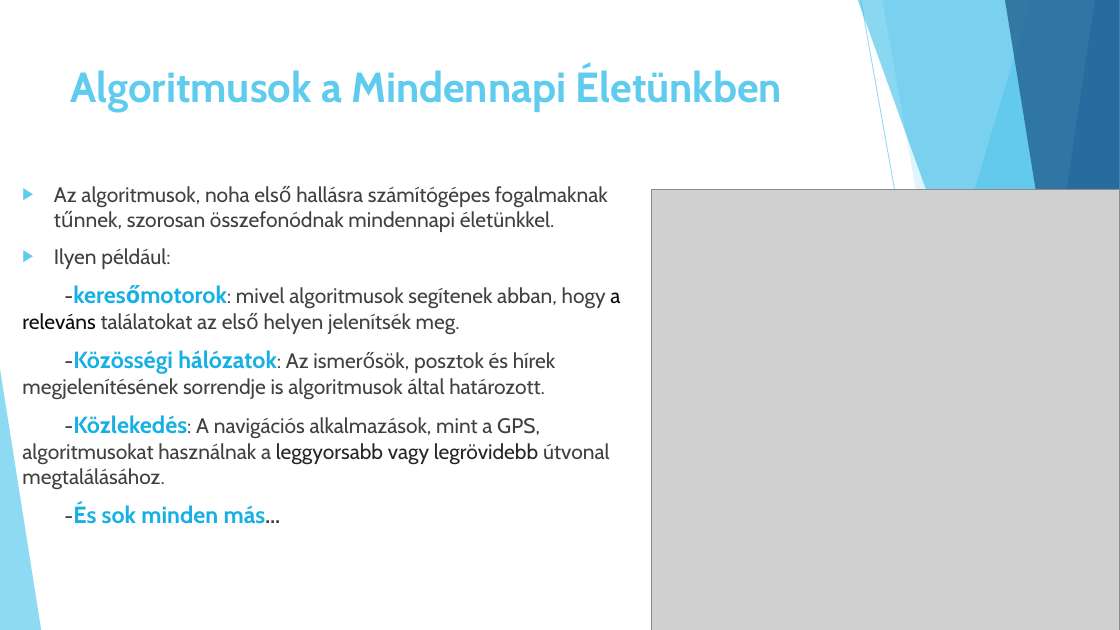
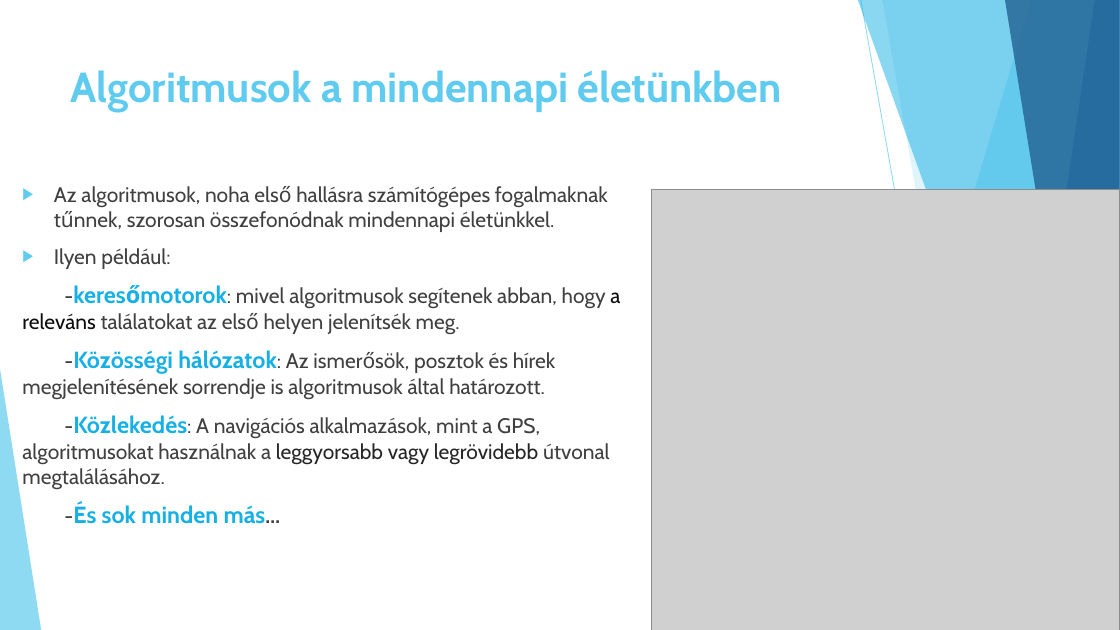
Before and after one commit to kizsi2019/KA_12D, a slide deck: slide 3 of Hajdu Bálint János/Algoritmus.pptx. Drawn at 1120x630 pixels with LibreOffice and Linux fonts; fonts in the diff are those of the drawing; grey boxes stand for pictures. Boxes give left, top, right and bottom in pixels: in the first picture for what was removed or moved away, otherwise in the second. Text is boxed around its words. In the diff, an @@ line names an element or a change of style, - is before the commit and + after.

```diff
--- a/Hajdu Bálint János/Algoritmus.pptx
+++ b/Hajdu Bálint János/Algoritmus.pptx
@@ title at (71,70,782,112): text changed @@
-Algoritmusok a Mindennapi Életünkben
+Algoritmusok a mindennapi életünkben
```
Also in this commit, not shown: 3 other slides changed.
